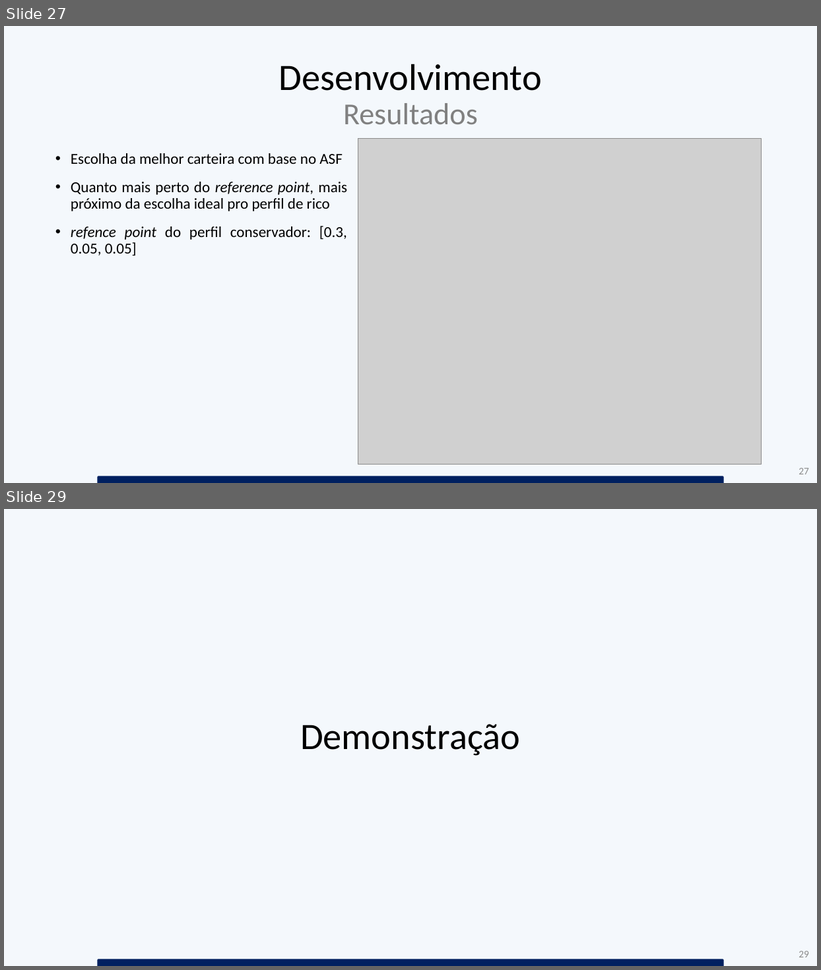
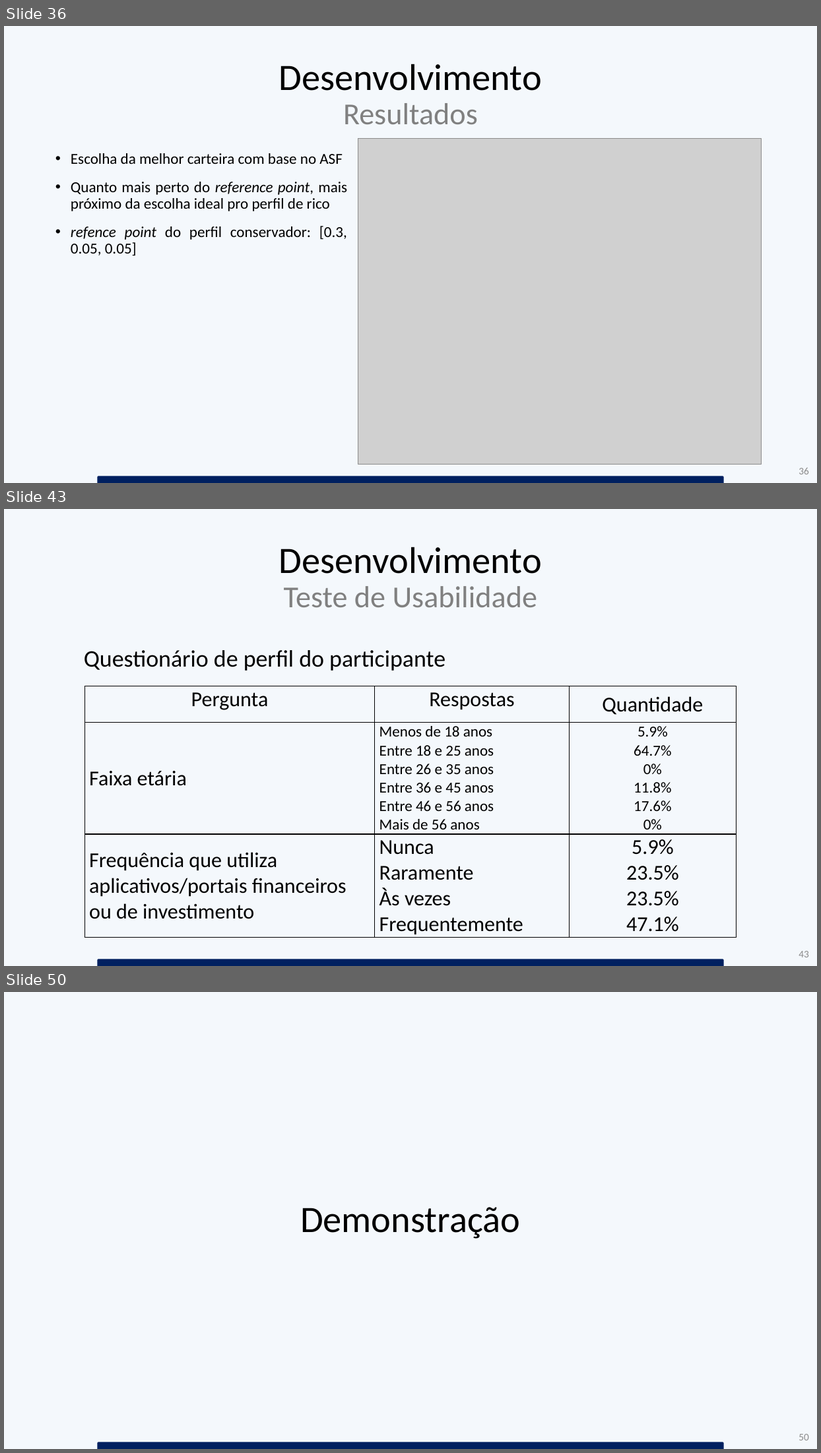
Before and after one commit to brunofvincensi/TCC, a slide deck: TCC_Apresentacao_Alexandre_e_Bruno.pptx. Shown one above the other, each under a label of ours: slides 27 and 29 before the commit, slides 36, 43 and 50 after it; the slides between them are not shown. The pictures are 821x970 and 821x1453 pixels, drawn with LibreOffice and Linux fonts; fonts in the diff are those of the drawing; grey boxes stand for pictures. Boxes give left, top, right and bottom in pixels: in the first picture for what was removed or moved away, otherwise in the second. Text is boxed around its words. In the diff, an @@ line names an element or a change of style, - is before the commit and + after.

```diff
--- a/TCC_Apresentacao_Alexandre_e_Bruno.pptx
+++ b/TCC_Apresentacao_Alexandre_e_Bruno.pptx
@@ slide 43 added at box(4, 509, 817, 966), background #DEEBF7 at 31% opacity @@
@@ title added at box(279, 547, 542, 608), 36 pt, text #808080 @@
+Desenvolvimento
+Teste de Usabilidade
@@ text added at box(84, 650, 446, 671), 28 pt, text #000000 @@
+Questionário de perfil do participante
@@ table added at box(85, 687, 737, 938), 3 rows, 3 columns @@
+Pergunta | Respostas | Quantidade
+Faixa etária | Menos de 18 anos / Entre 18 e 25 anos / Entre 26 e 35 anos / Entre 36 e 45 anos / Entre 46 e 56 anos / Mais de 56 anos | 5.9% / 64.7% / 0% / 11.8% / 17.6% / 0%
+Frequência que utiliza aplicativos/portais financeiros ou de investimento | Nunca / Raramente / Às vezes / Frequentemente | 5.9% / 23.5% / 23.5% / 47.1%
@@ round same rect added at box(97, 960, 724, 966), fill #002060 @@
@@ page number added at box(799, 951, 809, 958), 12 pt, text #8C8C8C @@
+43
@@ what was slide 27 is now slide 36 @@
@@ page number at box(799, 468, 809, 475): text changed @@
-27
+36
@@ what was slide 29 is now slide 50 @@
@@ page number at box(799, 1434, 809, 1441): text changed @@
-29
+50
```
Also in this commit, not shown: 5 slides changed, 23 other slides added, 3 slides removed, 54 other files.
